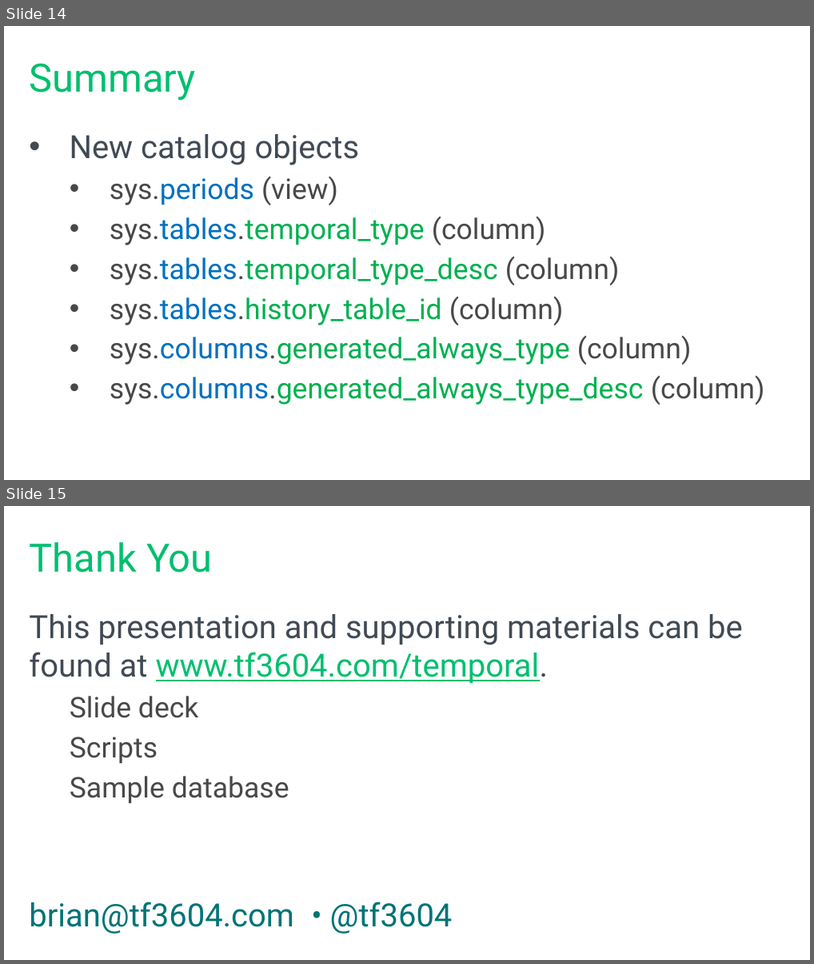
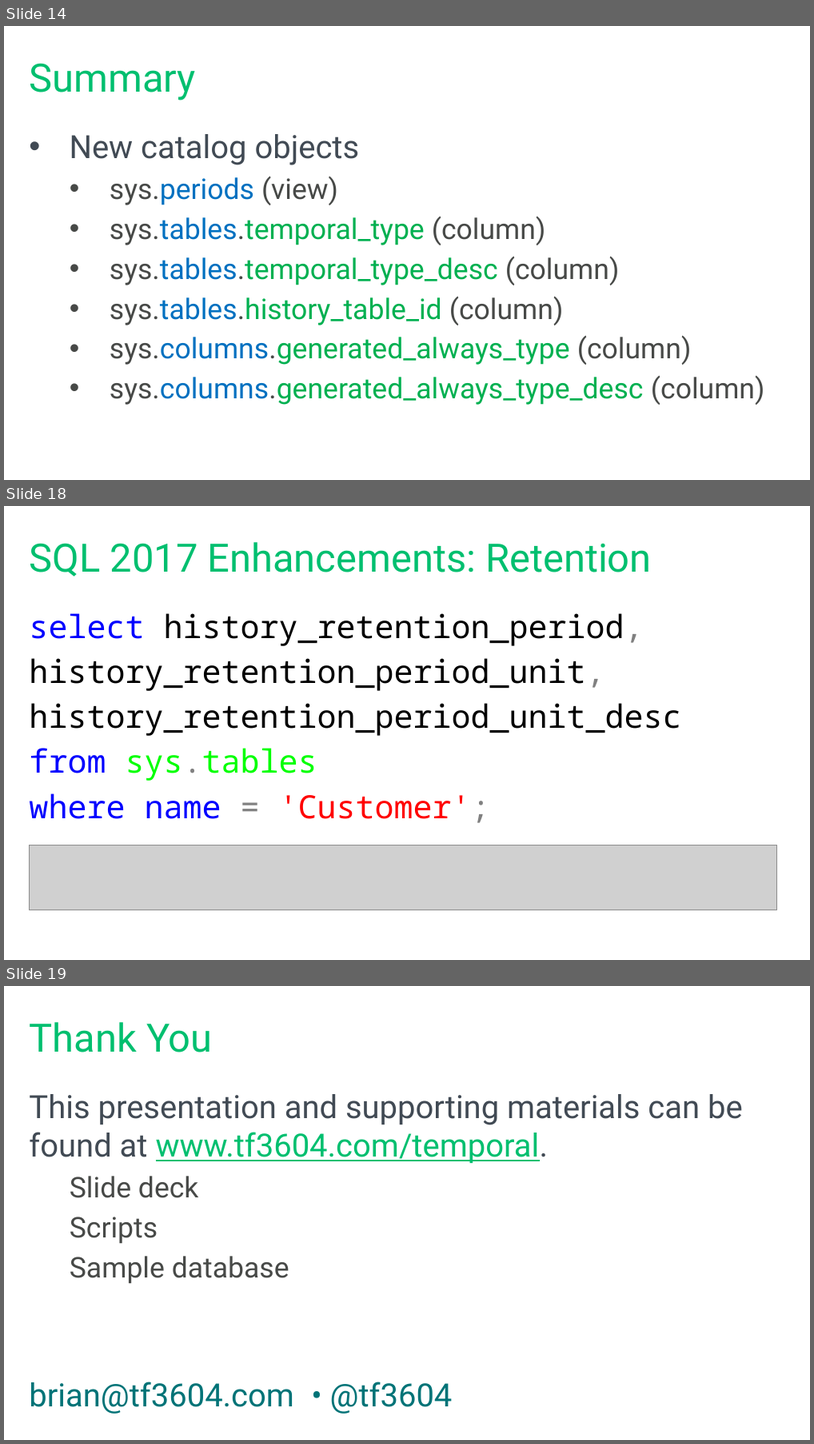
Before and after one commit to tf3604/RememberWhenTemporal, a slide deck: Temporal.pptx. Shown one above the other, each under a label of ours: slides 14 and 15 before the commit, slides 14, 18 and 19 after it; the slides between them are not shown. The pictures are 814x964 and 814x1444 pixels, drawn with LibreOffice and Linux fonts; fonts in the diff are those of the drawing; grey boxes stand for pictures; background and template pictures are left out. Boxes give left, top, right and bottom in pixels: in the first picture for what was removed or moved away, otherwise in the second. Text is boxed around its words. In the diff, an @@ line names an element or a change of style, - is before the commit and + after.

Commit message:
Add info about SQL 2017 temporal enhancements.

```diff
--- a/Temporal.pptx
+++ b/Temporal.pptx
@@ slide 18 added at box(4, 506, 810, 960), background #FFFFFF @@
@@ title added at box(30, 542, 652, 576), 44 pt, text #00BF6F @@
+SQL 2017 Enhancements: Retention
@@ text added at box(29, 613, 682, 823), 36 pt, text #000000 @@
+select history_retention_period,
+history_retention_period_unit,
+history_retention_period_unit_desc
+from sys.tables
+where name = 'Customer';
@@ picture added at box(29, 844, 777, 909) @@
@@ what was slide 15 is now slide 19 @@
```
Also in this commit, not shown: 1 slide changed, 3 other slides added.
